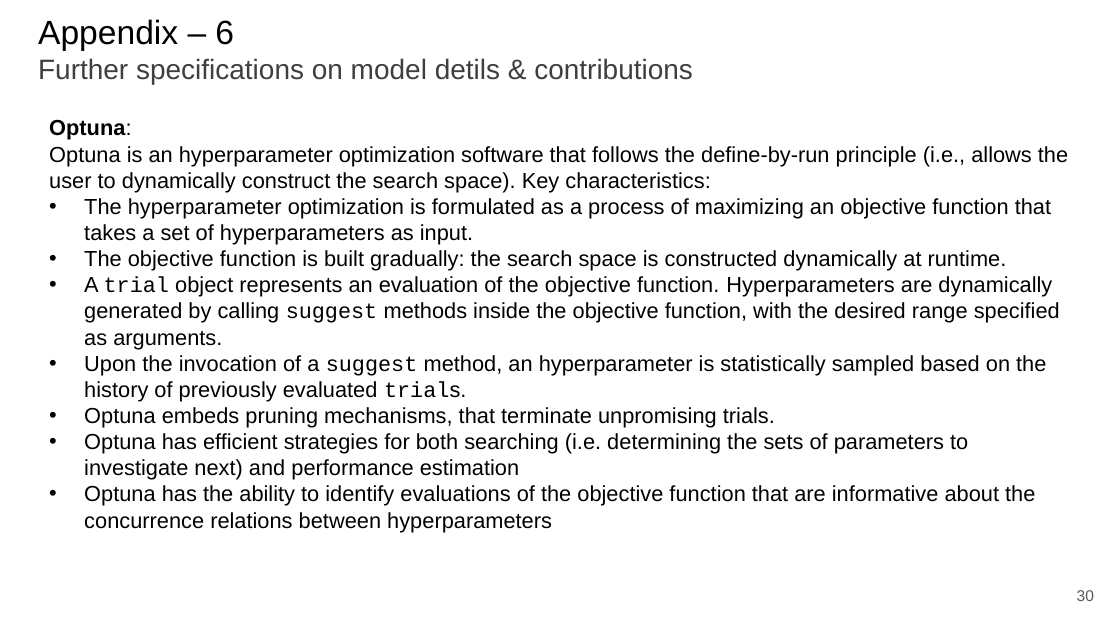
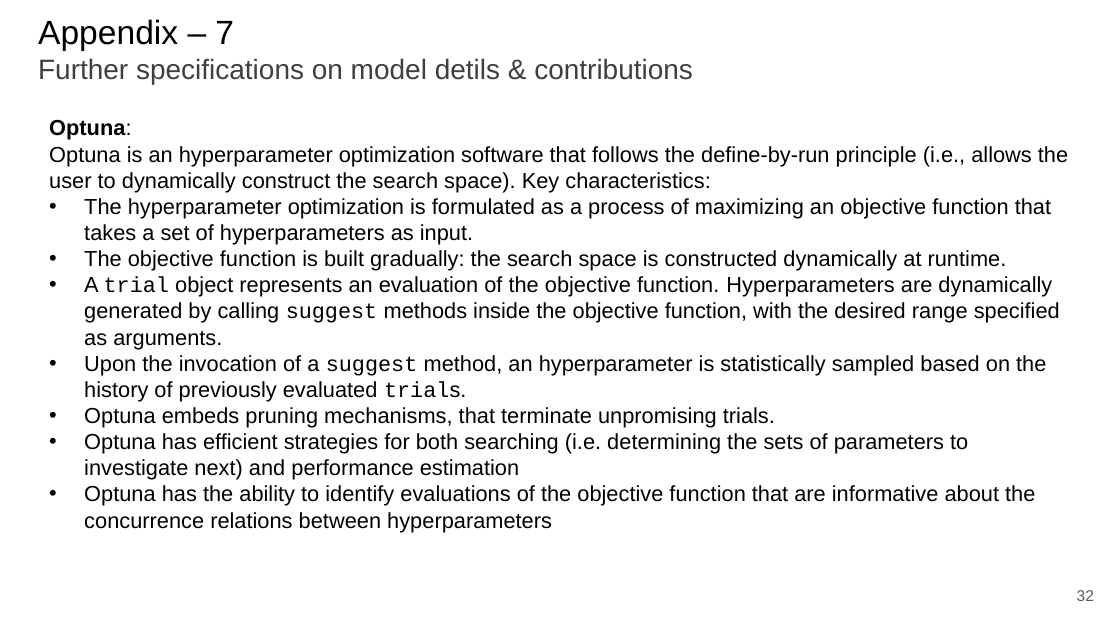
Before and after one commit to paolo-junior-mollica/machine-learning-project, a slide deck: slide 32 of relazione/ML-2023-PRJ-Slides-Demo.pptx (slide 30 before the commit). Drawn at 1120x630 pixels with LibreOffice and Linux fonts; fonts in the diff are those of the drawing. Boxes give left, top, right and bottom in pixels: in the first picture for what was removed or moved away, otherwise in the second. Text is boxed around its words. In the diff, an @@ line names an element or a change of style, - is before the commit and + after.

```diff
--- a/relazione/ML-2023-PRJ-Slides-Demo.pptx
+++ b/relazione/ML-2023-PRJ-Slides-Demo.pptx
@@ title at (38, 19, 693, 84): text changed @@
-Appendix – 6
-Further specifications on model detils & contributions
+Appendix – 7
+Further specifications on model detils & contributions
@@ page number at (1077, 590, 1094, 601): text changed @@
-30
+32
```
Also in this commit, not shown: 10 other slides changed, 4 slides added, 2 slides removed.
